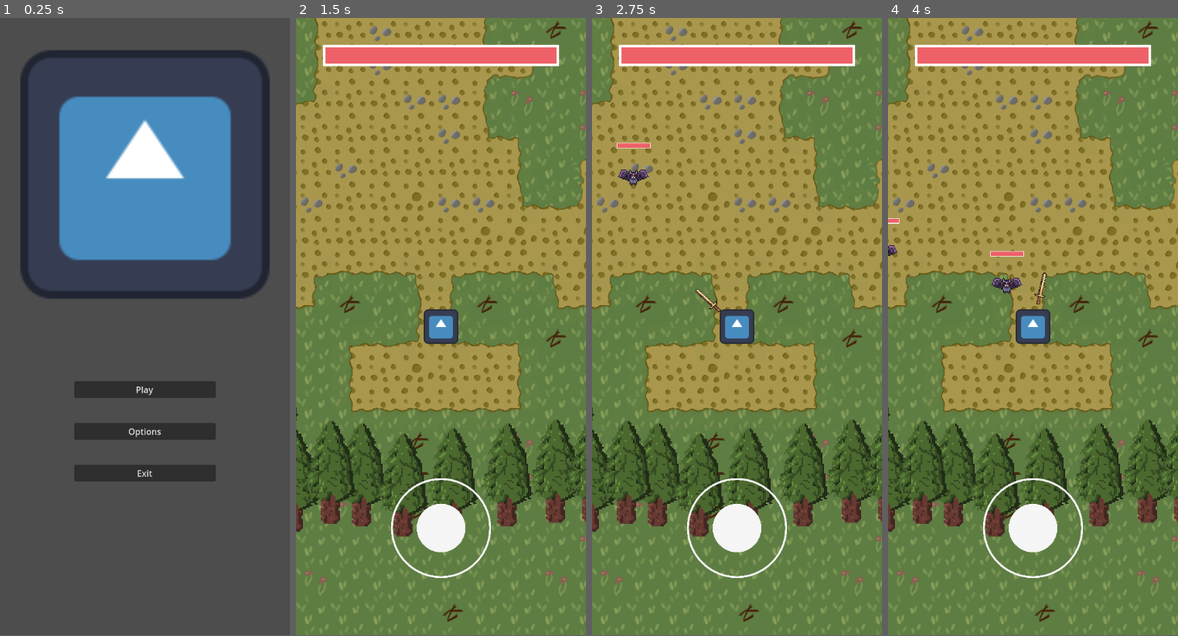
Above: before the commit, frames 1-4 (left to right).
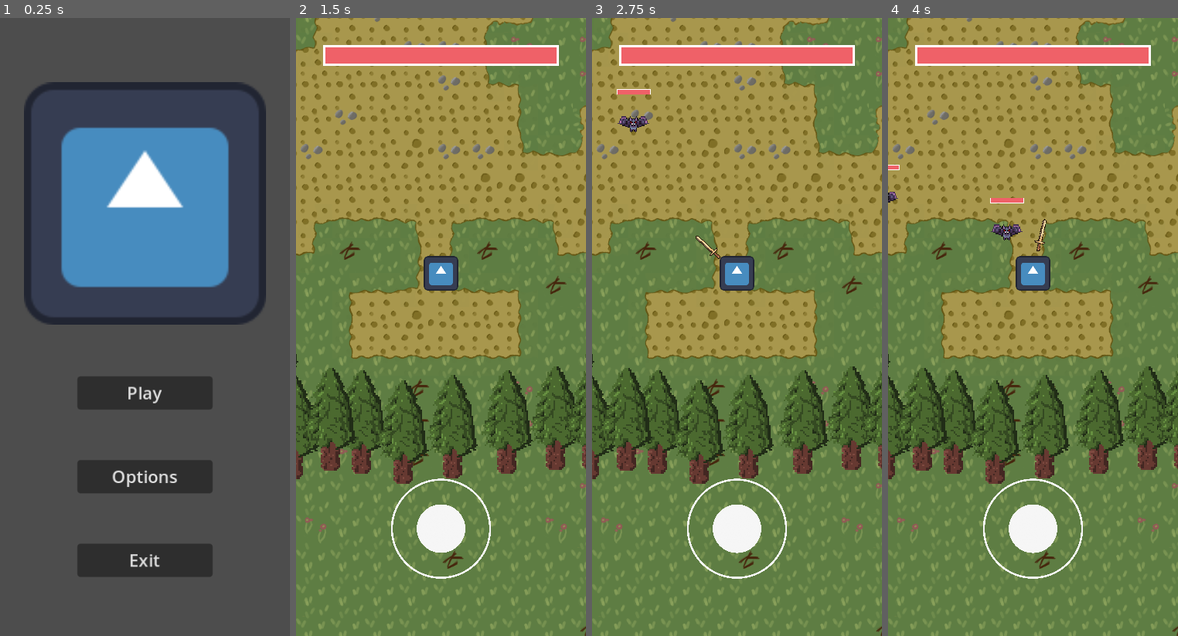
Above: after the commit, the same moments.

Repository: Solidwave/snowdragon
Game: Godot game, scene res://UI/Menu/Menu.tscn
Two runs of this game, one before a commit and one after it. Both use one fixed random seed, a clock stepped at 60 frames per second and the inputs below. The engine's default icon, where the game draws it, is replaced by a stand-in: a white triangle on a blue panel in a dark square.
Inputs (mouse positions are in pixels of both pictures, inside the frame that each line leads up to):
- Up to frame 1 (0.25 s): no input
- Up to frame 2 (1.5 s): click "Play" at 0.5 s; click (441, 524) at 1.25 s
- Up to frame 3 (2.75 s): click (737, 524) at 2 s
- Up to frame 4 (4 s): click (1033, 524) at 2.75 s; move the mouse to (1096, 296) at 3.52 s
In our replay, the window is 375x799 before the commit and 375x800 after it. These sizes can differ from the game's own. Grey fills any space a smaller window leaves; there, only what the larger window draws over its background counts as a difference.

The runs differ from the first frame. In frame 1, 21% of the frame differs, in the area x 6-94%, y 5-91%; in frame 2, 44%; in frame 3, 44%, in the area x 0-100%, y 0-100%; in frame 4, 44%.

Commit message:
fix: scale resolution for different devices

Diff:
--- a/Scenes/Player/Player.tscn
+++ b/Scenes/Player/Player.tscn
@@ -72,6 +72,7 @@
 shape = SubResource("RectangleShape2D_aflk8")
 
 [node name="Camera2D" type="Camera2D" parent="."]
+position = Vector2(0, 10)
 scale = Vector2(0.1, 0.1)
 
 [node name="Weapon" parent="." instance=ExtResource("6_abhhd")]
--- a/UI/Menu/Menu.tscn
+++ b/UI/Menu/Menu.tscn
@@ -33,39 +33,38 @@
 theme_override_constants/margin_left = 50
 theme_override_constants/margin_top = 50
 theme_override_constants/margin_right = 50
-theme_override_constants/margin_bottom = 50
 
 [node name="TextureRect" type="TextureRect" parent="MarginContainer/VBoxContainer/MarginContainer"]
 layout_mode = 2
-size_flags_vertical = 3
 texture = ExtResource("2_p8vt2")
 expand_mode = 3
 
 [node name="MarginContainer2" type="MarginContainer" parent="MarginContainer/VBoxContainer"]
 layout_mode = 2
 size_flags_vertical = 3
-theme_override_constants/margin_left = 150
-theme_override_constants/margin_top = 100
-theme_override_constants/margin_right = 150
-theme_override_constants/margin_bottom = 0
+theme_override_constants/margin_left = 100
+theme_override_constants/margin_right = 100
 
 [node name="VBoxContainer" type="VBoxContainer" parent="MarginContainer/VBoxContainer/MarginContainer2"]
 layout_mode = 2
-size_flags_vertical = 3
+size_flags_vertical = 4
 theme_override_constants/separation = 47
 
 [node name="PlayButton" type="Button" parent="MarginContainer/VBoxContainer/MarginContainer2/VBoxContainer"]
 layout_mode = 2
+size_flags_vertical = 3
 text = "Play
 "
 
 [node name="OptionsButton" type="Button" parent="MarginContainer/VBoxContainer/MarginContainer2/VBoxContainer"]
 layout_mode = 2
+size_flags_vertical = 3
 text = "Options
 "
 
 [node name="ExitButton" type="Button" parent="MarginContainer/VBoxContainer/MarginContainer2/VBoxContainer"]
 layout_mode = 2
+size_flags_vertical = 3
 text = "Exit
 "
 
--- a/project.godot
+++ b/project.godot
@@ -19,6 +19,9 @@
 
 window/size/viewport_width=540
 window/size/viewport_height=1152
+window/stretch/mode="canvas_items"
+window/stretch/aspect="expand"
+window/stretch/scale=2.0
 window/handheld/orientation=1
 
 [rendering]
